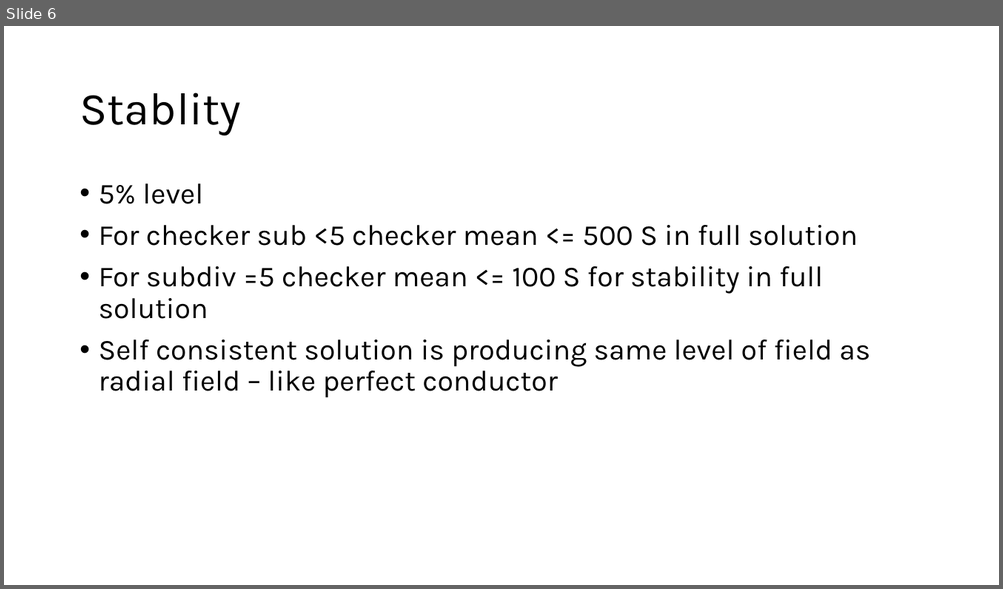
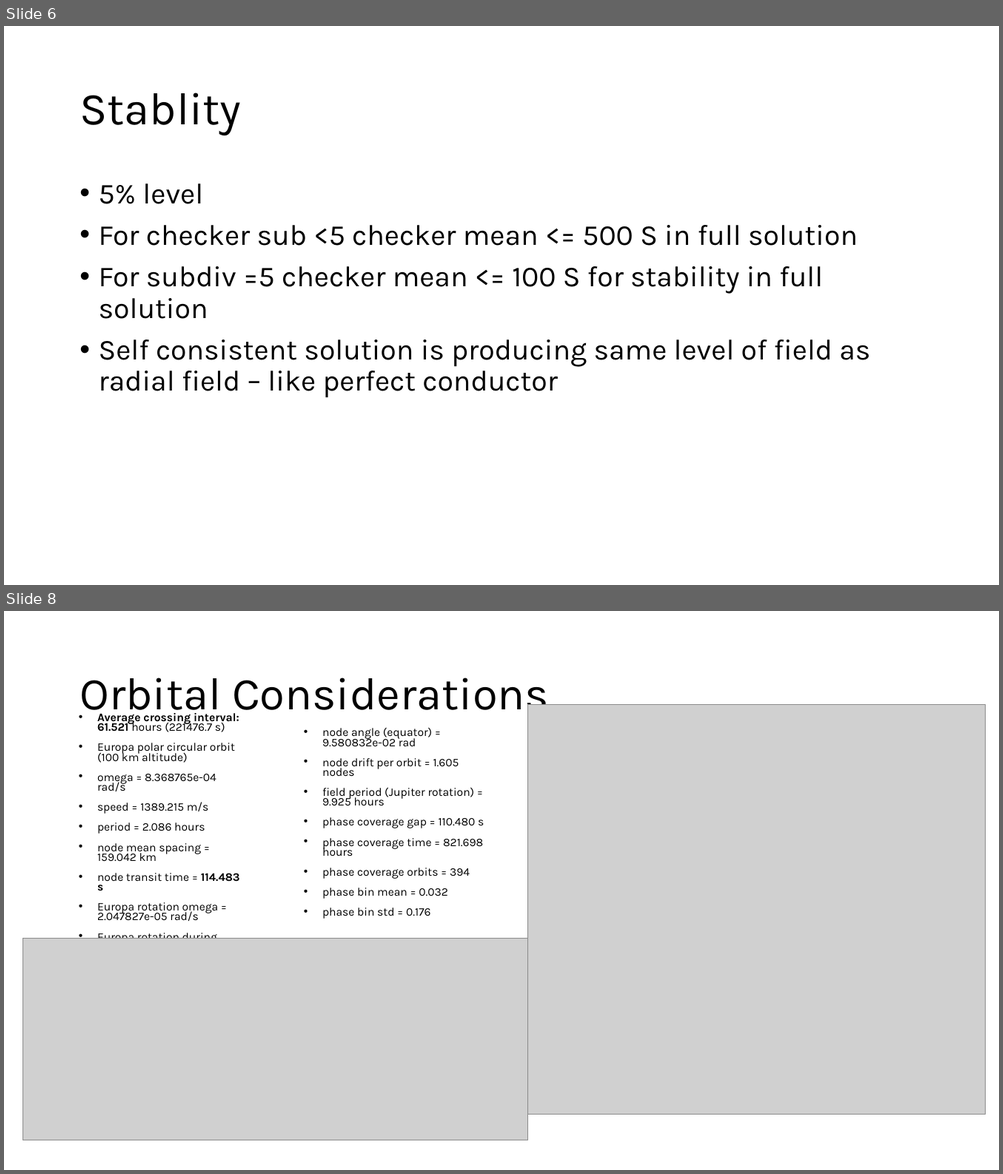
Before and after one commit to malindeman1999/gradiometer, a slide deck: Notes/Notes About Gradieometer.pptx. Shown one above the other, each under a label of ours: slide 6 before the commit, slides 6 and 8 after it; the slides between them are not shown. The pictures are 1003x589 and 1003x1174 pixels, drawn with LibreOffice and Linux fonts; fonts in the diff are those of the drawing; grey boxes stand for pictures. Boxes give left, top, right and bottom in pixels: in the first picture for what was removed or moved away, otherwise in the second. Text is boxed around its words. In the diff, an @@ line names an element or a change of style, - is before the commit and + after.

```diff
--- a/Notes/Notes About Gradieometer.pptx
+++ b/Notes/Notes About Gradieometer.pptx
@@ slide 8 added at [4,611,999,1170], background #FFFFFF @@
@@ title added at [79,678,549,721], 44 pt, text #000000 @@
+Orbital Considerations
@@ text added at [97,713,240,939], 11.2 pt, text #000000 @@
+• Average crossing interval: 61.521 hours (221476.7 s)
+• Europa polar circular orbit (100 km altitude)
+• omega = 8.368765e-04 rad/s
+• speed = 1389.215 m/s
+• period = 2.086 hours
+• node mean spacing = 159.042 km
+• node transit time = 114.483 s
+• Europa rotation omega = 2.047827e-05 rad/s
+• Europa rotation during orbit = 1.537488e-01 rad
@@ picture added at [528,704,985,1115] @@
@@ text added at [322,727,484,919], 11.2 pt, text #000000 @@
+• node angle (equator) = 9.580832e-02 rad
+• node drift per orbit = 1.605 nodes
+• field period (Jupiter rotation) = 9.925 hours
+• phase coverage gap = 110.480 s
+• phase coverage time = 821.698 hours
+• phase coverage orbits = 394
+• phase bin mean = 0.032
+• phase bin std = 0.176
@@ picture added at [22,939,528,1141] @@
```
Also in this commit, not shown: 1 slide changed, 2 other slides added, 11 other files.
